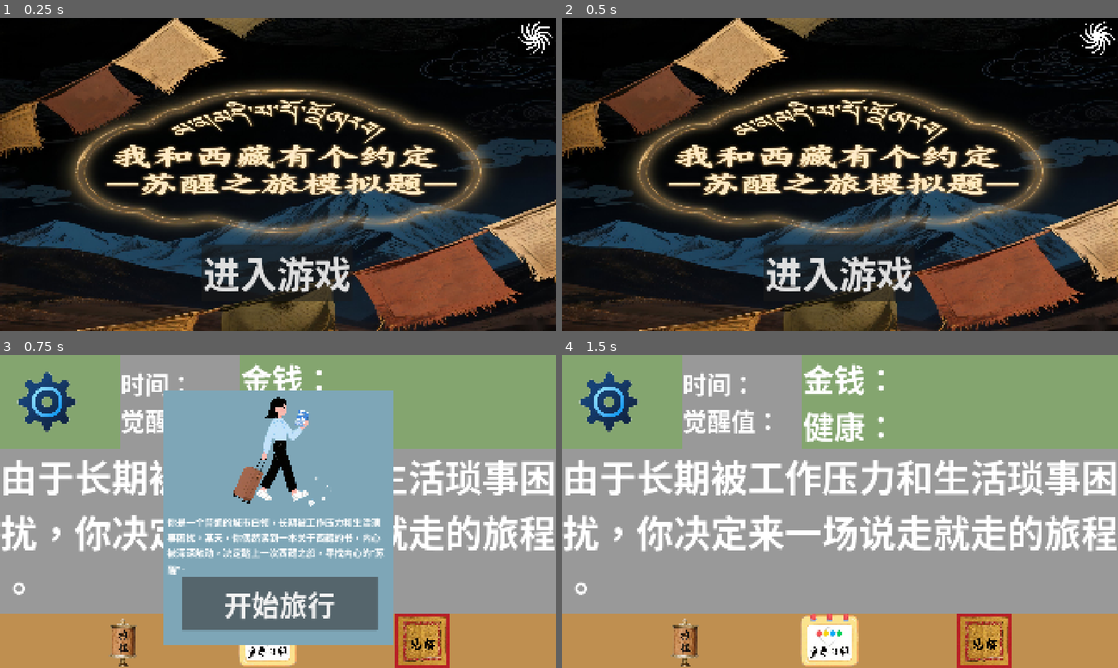
Above: before the commit, frames 1-4 (two rows, left to right).
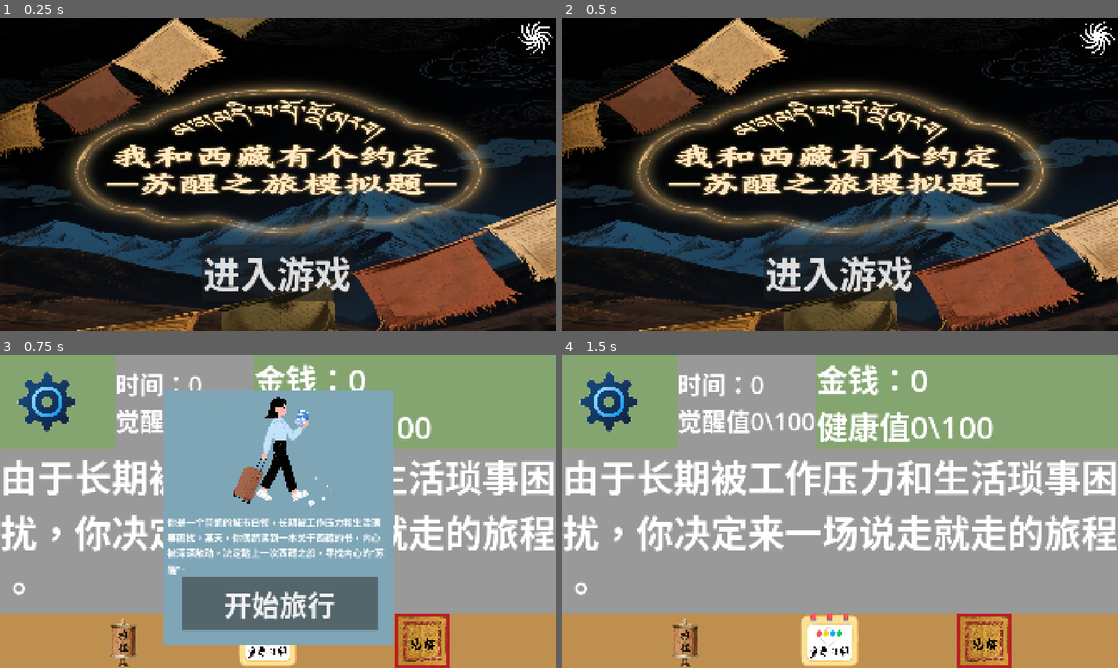
Above: after the commit, the same moments.

Repository: Ye96516/promise
Game: Godot game, scene res://scenes/start/start.tscn
Same seed, same stepped clock (60 frames per second), same inputs: the game is played once before the commit and once after it. The project has no main scene, so this scene is started directly. The engine's default icon, where the game draws it, is replaced by a stand-in: a white triangle on a blue panel in a dark square.
Inputs:
- Up to frame 1 (0.25 s): no input
- Up to frame 2 (0.5 s): no input
- Up to frame 3 (0.75 s): click "进入游戏" at 0.5 s
- Up to frame 4 (1.5 s): click "开始旅行" at 1.25 s

Frames 1-2 are identical in both runs. In frame 3, 2.2% of the frame differs, in the area x 20-78%, y 0-30%; in frame 4, 4.5%.

Commit message:
数据化金钱等的值

Diff:
--- a/scenes/start/start.tscn
+++ b/scenes/start/start.tscn
@@ -36,8 +36,6 @@
 
 [node name="UIHover" type="Node" parent="StartGame"]
 script = ExtResource("4_stwfd")
-t_time = 0.1
-hover_scale = Vector2(2, 2)
 metadata/_custom_type_script = "uid://cmpvbdrvbog6m"
 
 [connection signal="pressed" from="StartGame" to="StartGame" method="_on_pressed"]
--- a/scenes/start_travel/start_travel.gd
+++ b/scenes/start_travel/start_travel.gd
@@ -2,12 +2,20 @@
 
 @export var bg:AudioStream
 
+@export var time:int
+@export var wake:int
+@export var health:int
+@export var gc:int
+
+@onready var time_wake_value: Label = %TimeWakeValue
+@onready var money_health_value: Label = %MoneyHealthValue
+
 # Called when the node enters the scene tree for the first time.
 func _ready() -> void:
+	time_wake_value.text="时间："+str(time)+"\n"+"觉醒值"+str(wake)+r"\100"
+	money_health_value.text="金钱："+str(gc)+"\n"+"健康值"+str(health)+r"\100"
 	if bg:
 		AudioPlayer.play(bg)
-	pass # Replace with function body.
-
 
 # Called every frame. 'delta' is the elapsed time since the previous frame.
 func _process(delta: float) -> void:
--- a/scenes/start_travel/start_travel.tscn
+++ b/scenes/start_travel/start_travel.tscn
@@ -52,6 +52,7 @@
 stretch_mode = 4
 
 [node name="TimeWakeValue" type="Label" parent="VBoxContainer/HeadPanel/Head"]
+unique_name_in_owner = true
 layout_mode = 2
 size_flags_horizontal = 3
 size_flags_vertical = 1
@@ -62,6 +63,7 @@
 vertical_alignment = 1
 
 [node name="MoneyHealthValue" type="Label" parent="VBoxContainer/HeadPanel/Head"]
+unique_name_in_owner = true
 layout_mode = 2
 size_flags_horizontal = 3
 size_flags_stretch_ratio = 2.65
